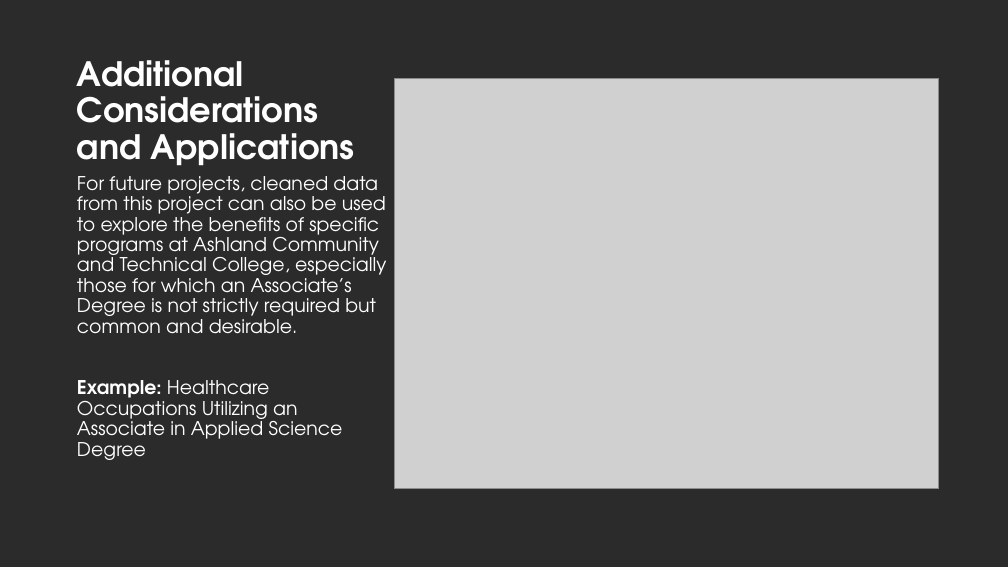
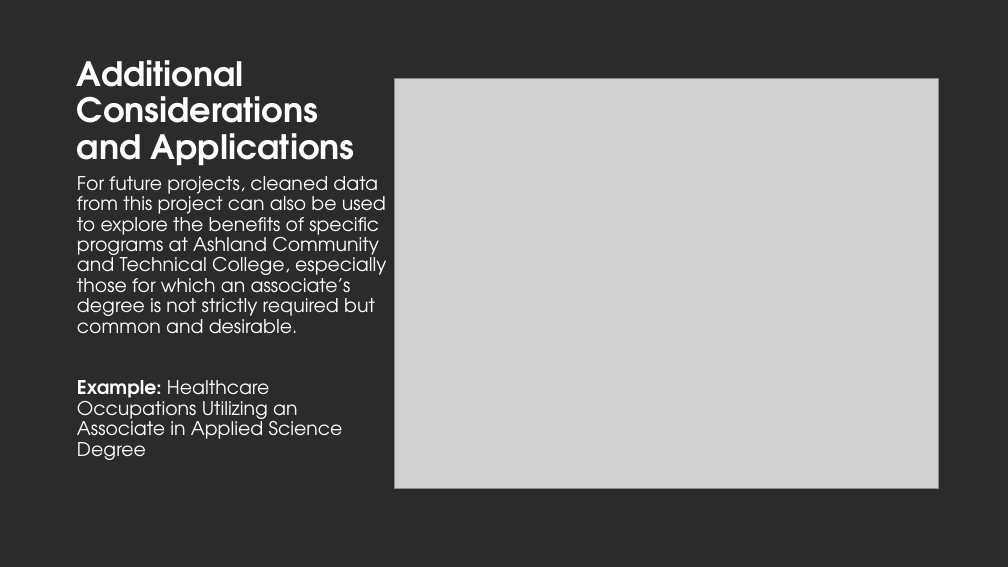
Before and after one commit to ashley-skidmore/prison_to_profession, a slide deck: slide 13 of deliverables/project_presentation.pptx. Drawn at 1008x567 pixels with LibreOffice and Linux fonts; fonts in the diff are those of the drawing; grey boxes stand for pictures; background and template pictures are left out; a plain dark background stands for a picture behind light text. Boxes give left, top, right and bottom in pixels: in the first picture for what was removed or moved away, otherwise in the second. Text is boxed around its words. In the diff, an @@ line names an element or a change of style, - is before the commit and + after.

```diff
--- a/deliverables/project_presentation.pptx
+++ b/deliverables/project_presentation.pptx
@@ text at (77, 176, 386, 334): text changed @@
-For future projects, cleaned data from this project can also be used to explore the benefits of specific programs at Ashland Community and Technical College, especially those for which an Associate’s Degree is not strictly required but common and desirable.
+For future projects, cleaned data from this project can also be used to explore the benefits of specific programs at Ashland Community and Technical College, especially those for which an associate’s degree is not strictly required but common and desirable.
```
Also in this commit, not shown: 2 other slides changed, 5 other files.
